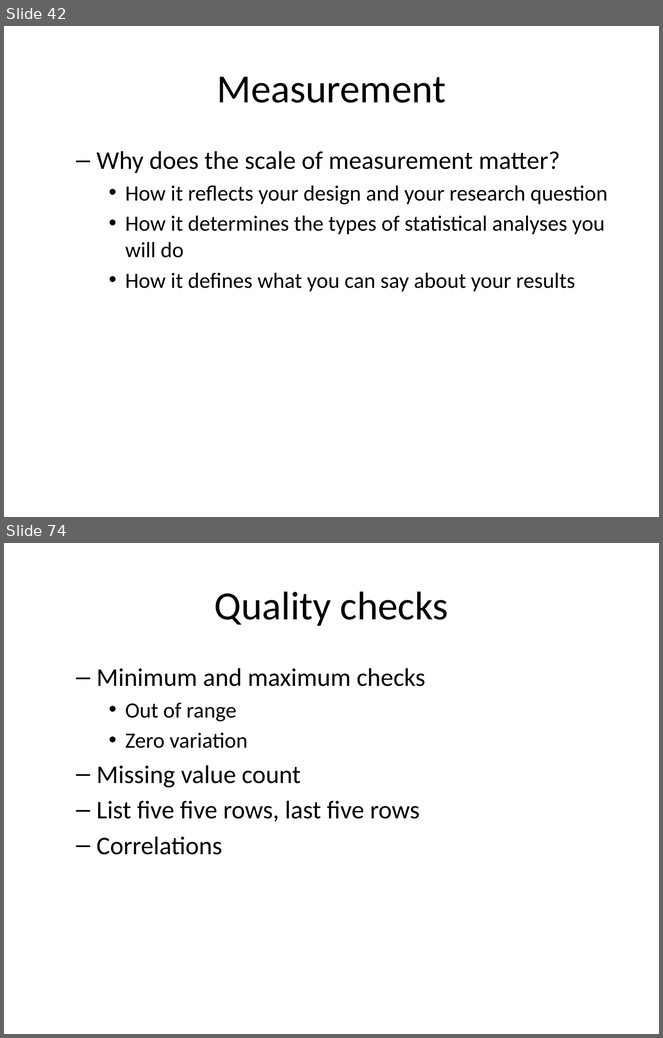
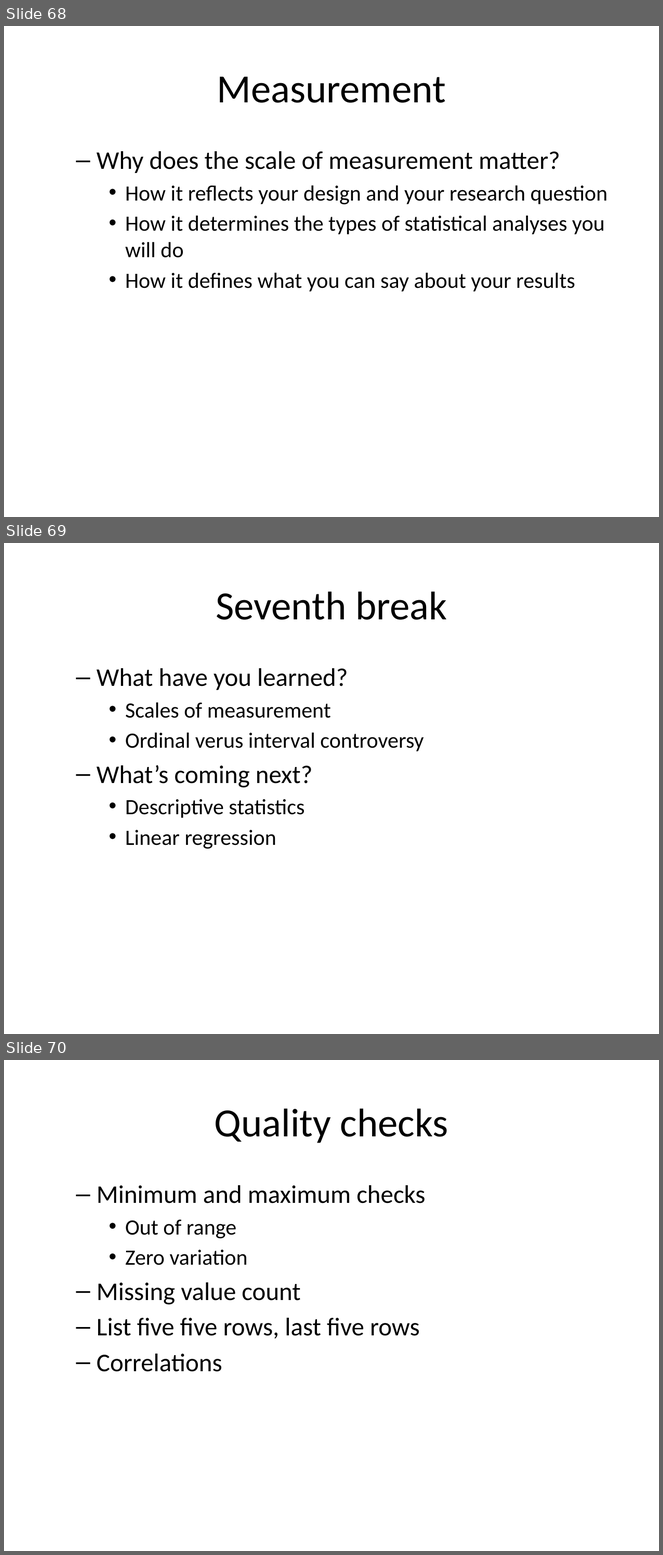
Before and after one commit to classes-medb/5510, a slide deck: src/video-12-hypothesis-testing.pptx. Shown one above the other, each under a label of ours: slides 42 and 74 before the commit, slides 68, 69 and 70 after it; the slides between them are not shown. The pictures are 663x1038 and 663x1555 pixels, drawn with LibreOffice and Linux fonts; fonts in the diff are those of the drawing. Boxes give left, top, right and bottom in pixels: in the first picture for what was removed or moved away, otherwise in the second. Text is boxed around its words. In the diff, an @@ line names an element or a change of style, - is before the commit and + after.

Commit message:
Outlined breaks for video 12

```diff
--- a/src/video-12-hypothesis-testing.pptx
+++ b/src/video-12-hypothesis-testing.pptx
@@ slide 69 added at [4, 543, 659, 1034], background #FFFFFF @@
@@ title added at [216, 591, 447, 620], 44 pt, text #000000 @@
+Seventh break
@@ text added at [97, 668, 424, 849], 24 pt, text #000000 @@
+  – What have you learned?
+    • Scales of measurement
+    • Ordinal verus interval controversy
+  – What’s coming next?
+    • Descriptive statistics
+    • Linear regression
@@ what was slide 42 is now slide 68 @@
@@ what was slide 74 is now slide 70 @@
```
Also in this commit, not shown: 11 slides changed, 17 other slides added, 6 slides removed, 1 other file.
